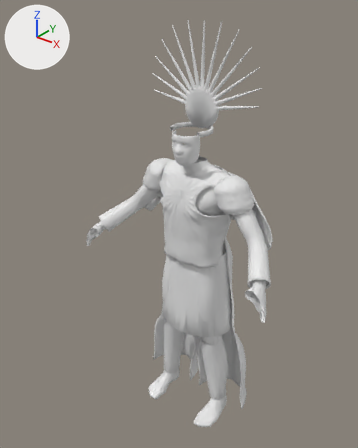
One commit to the glTF model eclipse/public/assets/chars/aurelion/aurelion.glb: the scene before it, then after it.
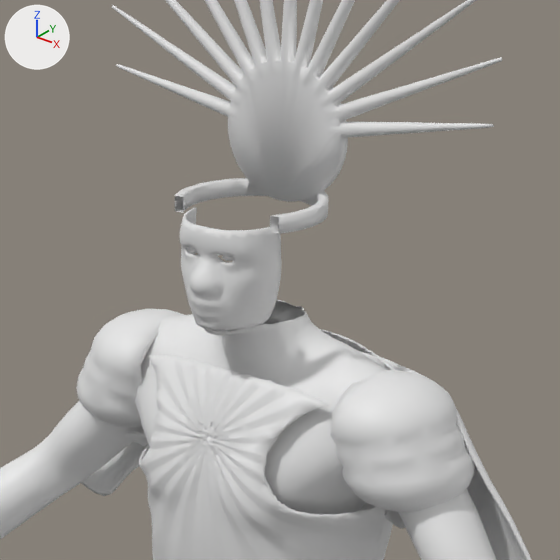
Each version appears first whole from a 50 mm camera at (1.806, -2.452, 2.997) aimed at (-0.106, -0.062, 1.515), and next in a close-up on the part from 34% to 78% of the width and 16% to 51% of the height. Every picture has the same lights, and +X, +Y and +Z are marked at upper left. The older version's two pictures come first. Vertices at exactly the same position are counted once.

Objects in the first close-up: 'aurelion_gear'.
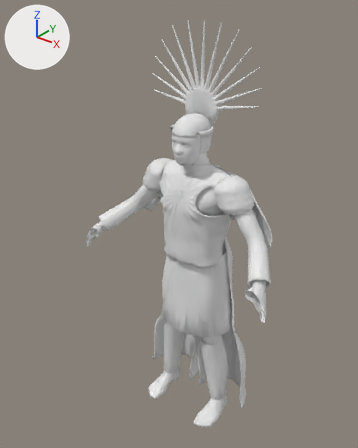
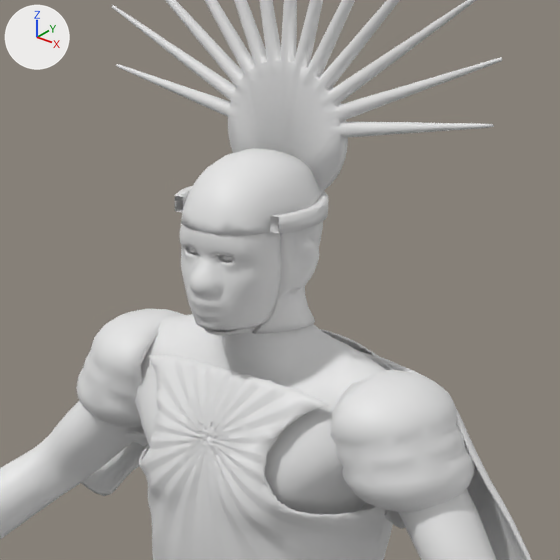
Where the change shows, as pixel boxes [x1, y1, x2, y2] in the close-ups (560 x 560 px):
part 1 of me_undersuit_hi_001, built on: before [226, 178, 328, 201]; after [181, 148, 331, 334]

The edits, one by one:
me_undersuit_hi_001 is used by ob_aurelion_gear; location (0.0, 0.0, 0.0).
me_undersuit_hi_001 had 23344 vertices, 44561 faces and spanned x -0.75..0.75, y -0.35..0.25, z -0.01..2.8.
me_undersuit_hi_001 now has 24848 vertices, 47561 faces and spans x -0.75..0.75, y -0.35..0.25, z -0.01..2.8.
me_undersuit_hi_001 part 1: 5 vertices moved within x -0.09..0.1, y -0.01..0.06, z 2.18..2.21; 1372 vertices added at x -0.12..0.12, y -0.2..0.07, z 1.98..2.28.
Other edits to the shape of me_undersuit_hi_001 do not show in these pictures.
